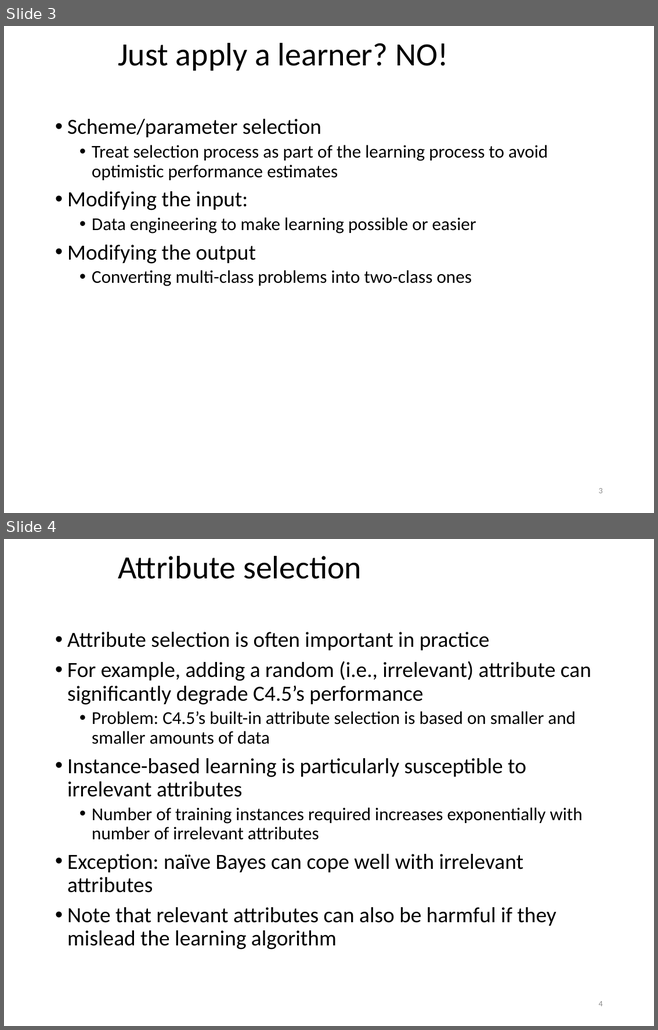
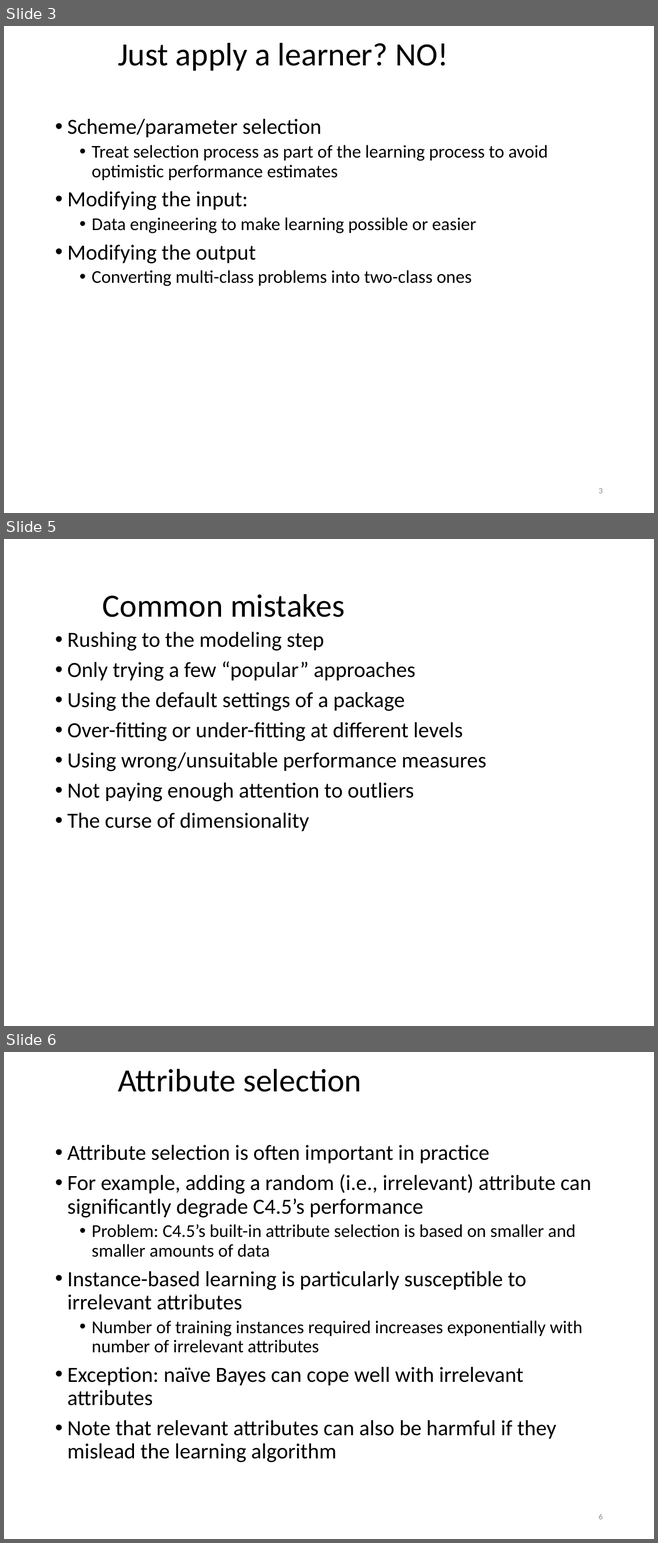
Before and after one commit to khaledmrasheed/khaledmrasheed.github.io, a slide deck: DMcourse/Chapter8.pptx. Shown one above the other, each under a label of ours: slides 3 and 4 before the commit, slides 3, 5 and 6 after it; the slides between them are not shown. The pictures are 658x1030 and 658x1543 pixels, drawn with LibreOffice and Linux fonts; fonts in the diff are those of the drawing. Boxes give left, top, right and bottom in pixels: in the first picture for what was removed or moved away, otherwise in the second. Text is boxed around its words. In the diff, an @@ line names an element or a change of style, - is before the commit and + after.

```diff
--- a/DMcourse/Chapter8.pptx
+++ b/DMcourse/Chapter8.pptx
@@ slide 5 added at bbox=[4, 539, 654, 1026], background #FFFFFF @@
@@ title added at bbox=[103, 594, 344, 617], 36 pt, text #000000 @@
+Common mistakes
@@ text added at bbox=[67, 632, 486, 831], 24 pt, text #000000 @@
+• Rushing to the modeling step
+• Only trying a few “popular” approaches
+• Using the default settings of a package
+• Over-fitting or under-fitting at different levels
+• Using wrong/unsuitable performance measures
+• Not paying enough attention to outliers
+• The curse of dimensionality
@@ what was slide 4 is now slide 6 @@
@@ page number at bbox=[598, 1514, 603, 1519]: text changed @@
-4
+6
```
Also in this commit, not shown: 1 other slide added.
